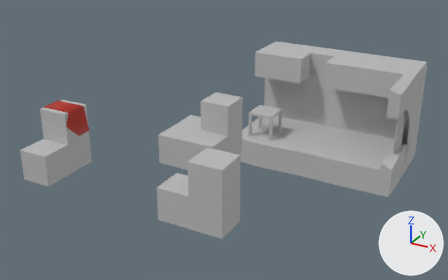
The FBX model Assets/Game Assets/IMPORTS/Levels/Cube_gap/cube_gap_env.fbx, before and after one commit.
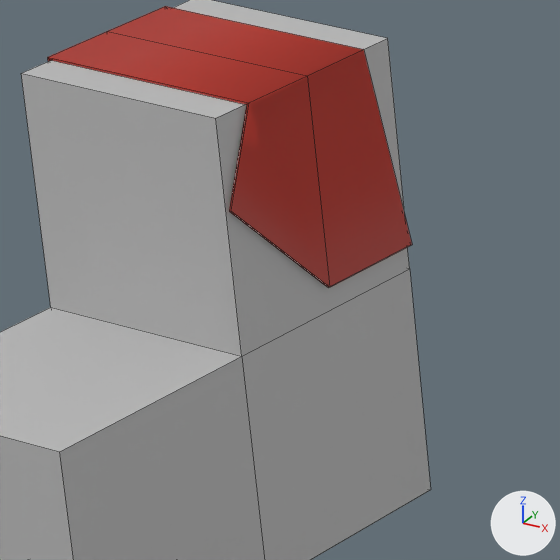
The first picture shows the older version from a 50 mm camera at (106.9, -160.6, 78.6) aimed at (9.7, 16.1, -9.8). The close-ups show both versions on the part from 8% to 24% of the width and 36% to 61% of the height of that picture; other places that the commit changed are outside them. The axes (+X, +Y, +Z) are drawn at lower right. The lights are the same throughout. The close-ups show mesh edges as thin lines. Where no turn or scale is listed for an object, it has been applied to the vertices. Vertices at the same position are counted once.

The first close-up shows 'carpet', 'platform4'.
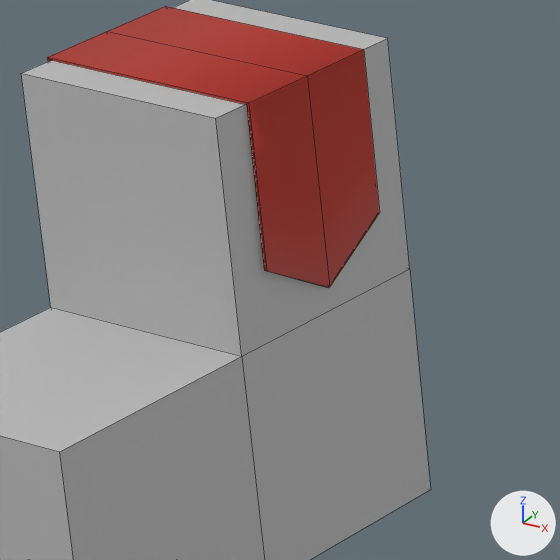
Pixel boxes (x1, y1, x2, y2) of what changed, in the close-ups (560 x 560 px; the box of a moved part takes in the faces that stretch with it):
'carpet', reshaped (9% narrower): before (48, 6, 412, 288); after (48, 6, 380, 288)
part 1 of me_mesh_007, moved or reshaped: before (229, 76, 330, 288); after (247, 76, 330, 288)
part 2 of me_mesh_007, moved or reshaped: before (307, 50, 412, 287); after (307, 50, 380, 286)

The edits, one by one:
me_mesh_007 has 24 vertices, 22 faces and spans x 9.81..20.25, y -10.0..0.0, z -9.05..0.1.
me_mesh_007 is used by ob_carpet; location (-40.0, -20.0, 10.0).
Part 1, on me_mesh_007:
Vertex 3 of me_mesh_007 moves from (20.16, -10.0, -3.83) at pixel (229, 211) to (20.16, -8.44, -6.89) at pixel (264, 270).
Vertex 7 of me_mesh_007 moves from (20.25, -10.0, -3.79) at pixel (230, 210) to (20.27, -8.44, -6.89) at pixel (266, 270).
Part 2, on me_mesh_007:
Vertex 15 of me_mesh_007 moves from (20.25, 0.0, -8.89) at pixel (412, 244) to (20.25, -1.73, -6.87) at pixel (379, 212).
Vertex 19 of me_mesh_007 moves from (20.16, 0.0, -8.93) at pixel (410, 245) to (20.16, -1.73, -6.91) at pixel (377, 213).
